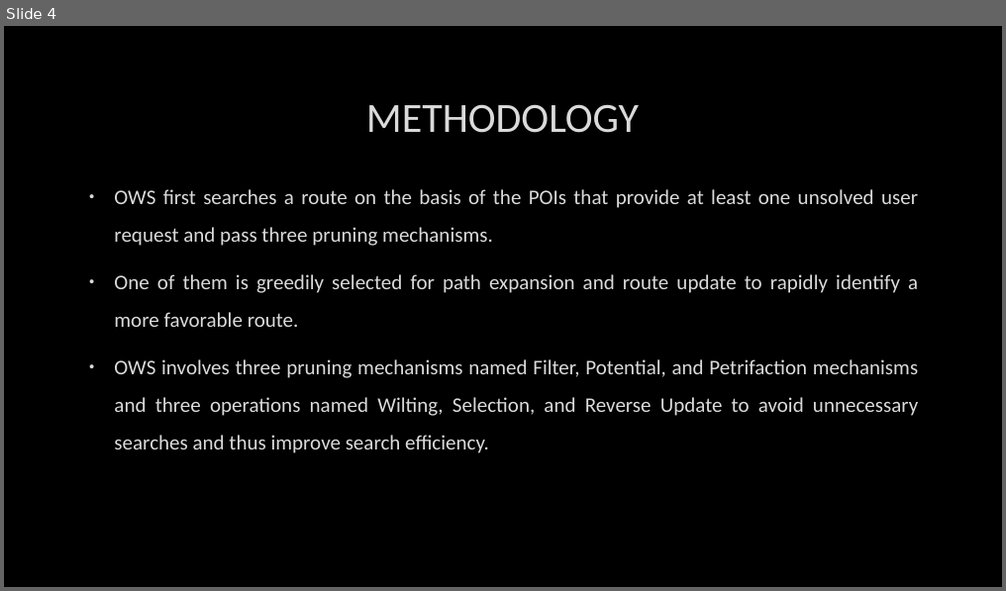
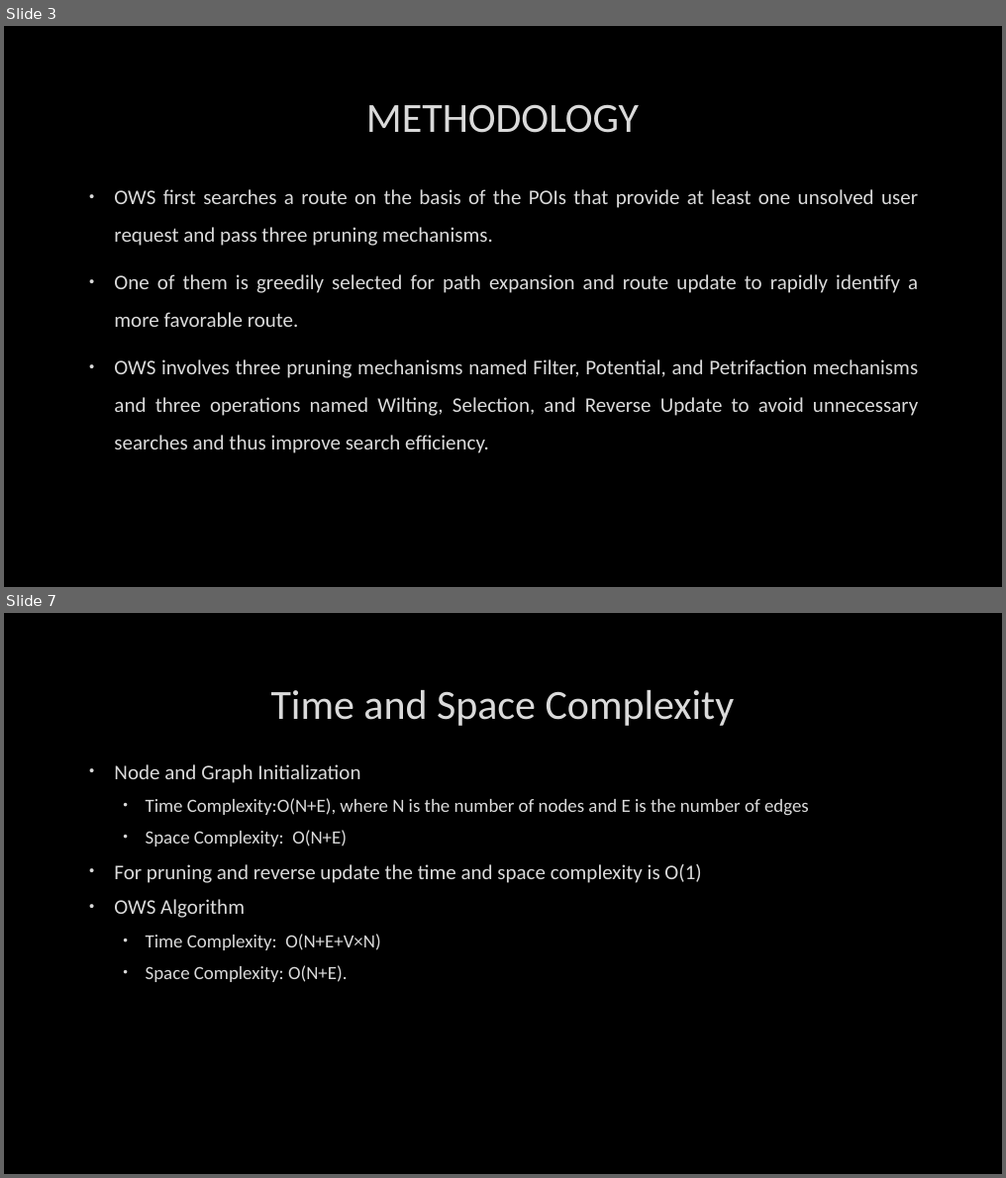
Before and after one commit to saketh-r0ck/Lab-Repository, a slide deck: Project/Algo/Advance algo project proposal.pptx. Shown one above the other, each under a label of ours: slide 4 before the commit, slides 3 and 7 after it; the slides between them are not shown. The pictures are 1006x591 and 1006x1178 pixels, drawn with LibreOffice and Linux fonts; fonts in the diff are those of the drawing; background and template pictures are left out. Boxes give left, top, right and bottom in pixels: in the first picture for what was removed or moved away, otherwise in the second. Text is boxed around its words. In the diff, an @@ line names an element or a change of style, - is before the commit and + after.

```diff
--- a/Project/Algo/Advance algo project proposal.pptx
+++ b/Project/Algo/Advance algo project proposal.pptx
@@ slide 7 added at (4,613,1002,1174), background picture (left out) @@
@@ title added at (271,690,735,726), 40 pt, text #DADADA @@
+Time and Space Complexity
@@ text added at (114,764,809,982), 18 pt, text #DADADA @@
+• Node and Graph Initialization
+  • Time Complexity:O(N+E), where N is the number of nodes and E is the number of edges
+  • Space Complexity: O(N+E)
+• For pruning and reverse update the time and space complexity is O(1)
+• OWS Algorithm
+  • Time Complexity: O(N+E+V×N)
+  • Space Complexity: O(N+E).
@@ what was slide 4 is now slide 3 @@
```
Also in this commit, not shown: 2 slides changed, 2 other slides added, 3 slides removed, 3 other files.
